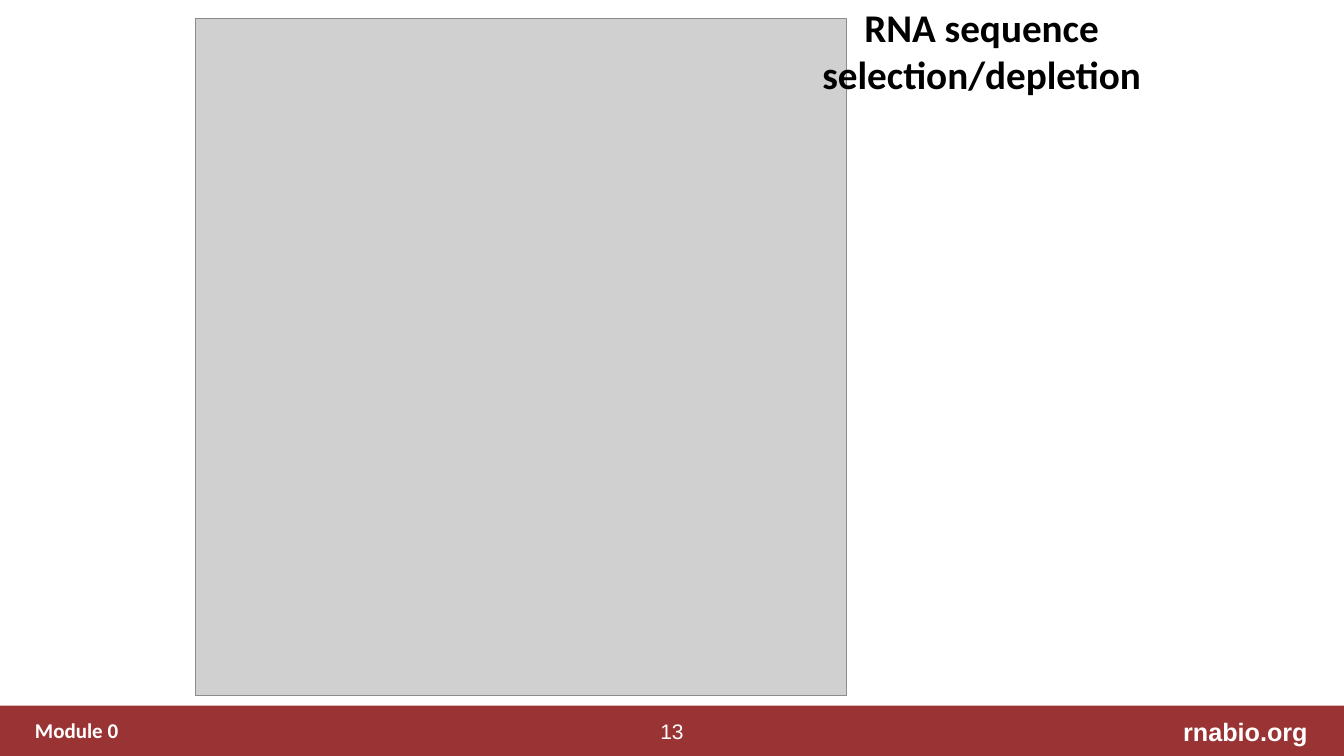
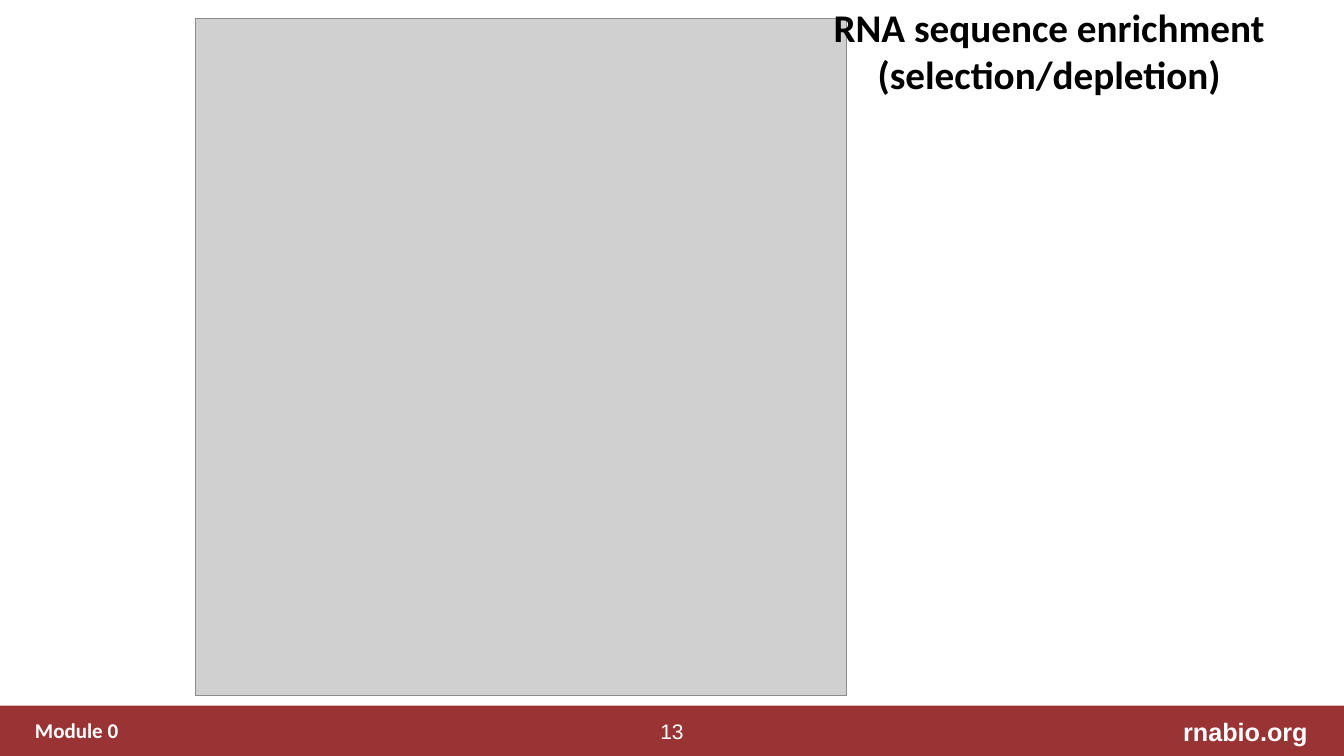
Before and after one commit to griffithlab/rnabio.org, a slide deck: slide 13 of assets/lectures/cbw/2023/full/RNASeq_Module1_IntrotoRNA.pptx. Drawn at 1344x756 pixels with LibreOffice and Linux fonts; fonts in the diff are those of the drawing; grey boxes stand for pictures. Boxes give left, top, right and bottom in pixels: in the first picture for what was removed or moved away, otherwise in the second. Text is boxed around its words. In the diff, an @@ line names an element or a change of style, - is before the commit and + after.

Commit message:
lecture updates

```diff
--- a/assets/lectures/cbw/2023/full/RNASeq_Module1_IntrotoRNA.pptx
+++ b/assets/lectures/cbw/2023/full/RNASeq_Module1_IntrotoRNA.pptx
@@ title at (834,14,1264,95): text changed @@
-RNA sequence selection/depletion
+RNA sequence enrichment (selection/depletion)
```
Also in this commit, not shown: 1 other slide changed, 2 other files.
